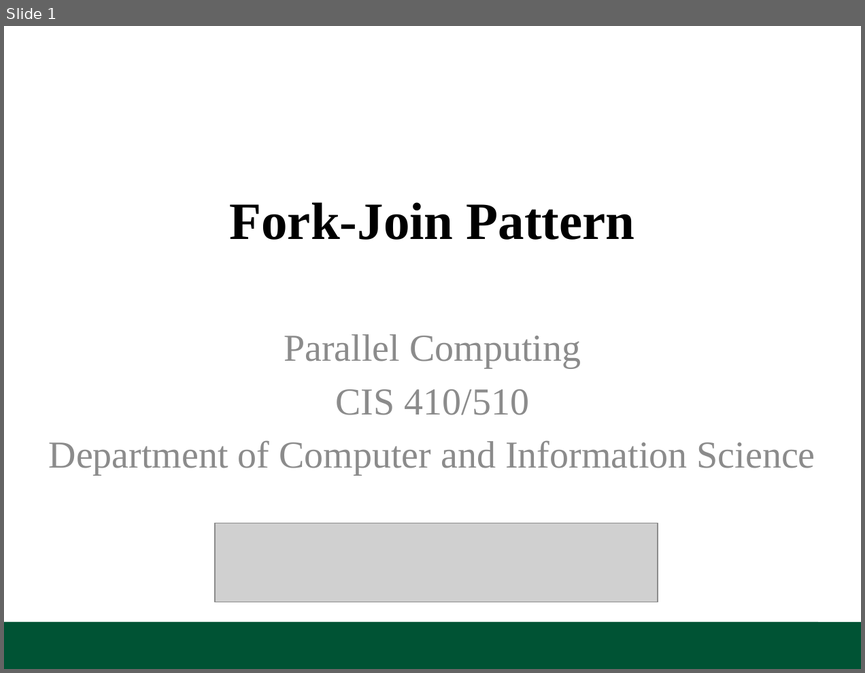
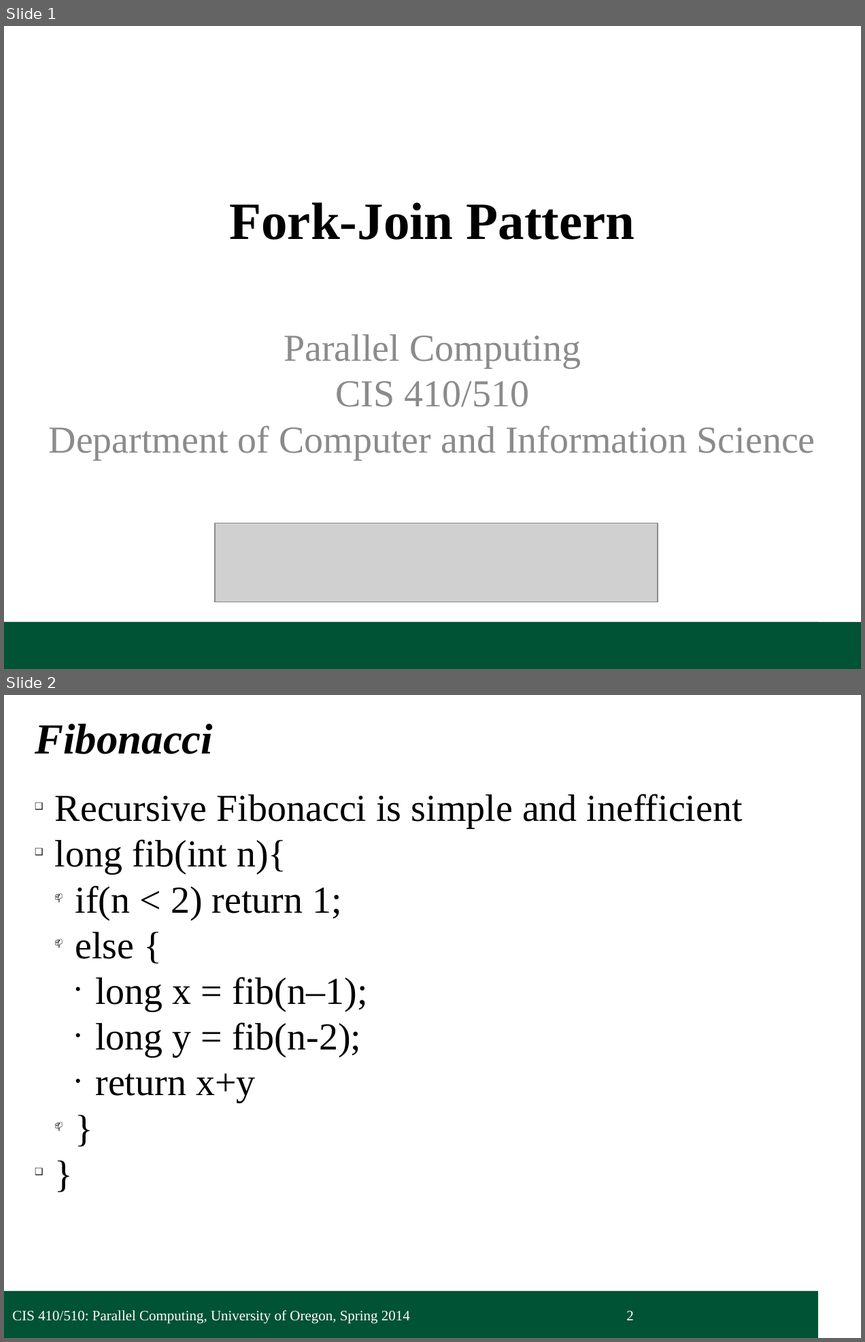
Before and after one commit to UOregonParallel/CourseMaterials, a slide deck: lecture_content/classSlides/5_forkjoinPattern/forkjoinPattern.pptx. Shown one above the other, each under a label of ours: slide 1 before the commit, slides 1 and 2 after it. The pictures are 865x673 and 865x1342 pixels, drawn with LibreOffice and Linux fonts; fonts in the diff are those of the drawing; grey boxes stand for pictures; background and template pictures are left out. Boxes give left, top, right and bottom in pixels: in the first picture for what was removed or moved away, otherwise in the second. Text is boxed around its words. In the diff, an @@ line names an element or a change of style, - is before the commit and + after.

```diff
--- a/lecture_content/classSlides/5_forkjoinPattern/forkjoinPattern.pptx
+++ b/lecture_content/classSlides/5_forkjoinPattern/forkjoinPattern.pptx
@@ slide 2 added at [4,695,861,1338], background #FFFFFF; not listed: 1 template element that a slide beside it also shows @@
@@ text added at [35,724,213,754], 36 pt, text #000000, bold, italic @@
+Fibonacci
@@ text added at [55,794,742,1102], 32 pt, text #000000 @@
+❑ Recursive Fibonacci is simple and inefficient
+❑ long fib(int n){
+  📫 if(n < 2) return 1;
+  📫 else {
+    ● long x = fib(n–1);
+    ● long y = fib(n-2);
+    ● return x+y
+  📫 }
+❑ }
@@ text added at [12,1310,410,1323], 12 pt, text #FFFFFF @@
+CIS 410/510: Parallel Computing, University of Oregon, Spring 2014
@@ page number added at [626,1310,633,1320], 12 pt, text #FFFFFF @@
+2
@@ slide 1 changed as well @@
@@ text "Parallel Computing" at [49,334,815,459]: text colour #8C8C8C to #8B8B8B; less space between paragraphs @@
```
Also in this commit, not shown: 3 other slides changed, 9 other slides added, 1 other file.
